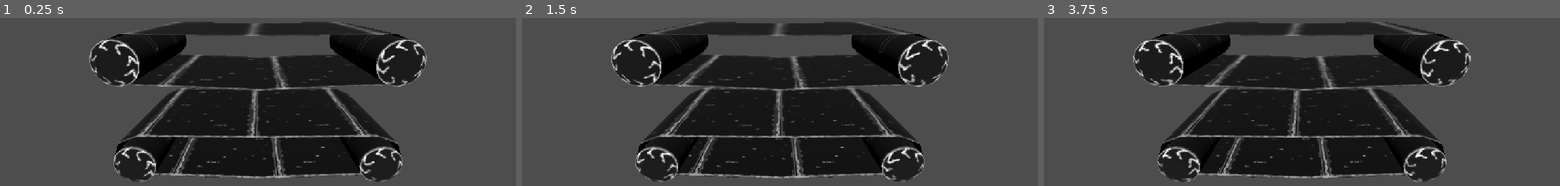
Above: before the commit, frames 1-3 (left to right).
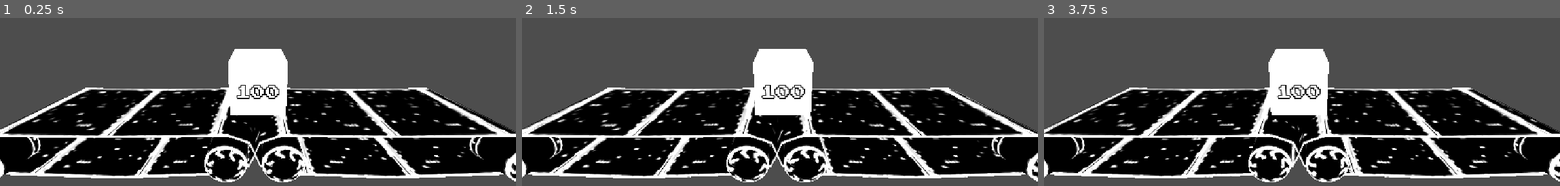
Above: after the commit, the same moments.

Repository: patches34/super-conveyor-bros
Game: Godot game, scene res://Scenes/movement_test.tscn
Two runs of this game, one before a commit and one after it. Both use one fixed random seed, a clock stepped at 60 frames per second and the inputs below. This scene is started directly instead of the project's main scene.
Inputs (mouse positions are in pixels of both pictures, inside the frame that each line leads up to):
- Up to frame 1 (0.25 s): no input
- Up to frame 2 (1.5 s): tap Enter at 0.5 s; move the mouse to (893, 38) at 0.52 s; hold Mouse wheel down (scroll_down) 0.53-1.28 s; tap Mouse wheel up (scroll_up) at 0.8, 1.35 s; tap Space at 1.25 s; move the mouse to (676, 66) at 1.27 s
- Up to frame 3 (3.75 s): tap Mouse wheel down (scroll_down) at 1.55, 3.05 s; tap Enter at 2, 3.5 s; move the mouse to (outside the picture) at 2.02 s; hold Mouse wheel down (scroll_down) 2.03-2.78 s; tap Mouse wheel up (scroll_up) at 2.3, 2.85 s; tap Space at 2.75 s; move the mouse to (1276, 110) at 2.77 s; move the mouse to (1456, 95) at 3.52 s; hold Mouse wheel down (scroll_down) from 3.53 s (still down)

The runs differ from the first frame. In frame 1, 54% of the frame differs, in the area x 0-100%, y 2-98%; in frame 2, 54%; in frame 3, 54%.

Commit message:
basic item movement and updated textures

Diff:
--- a/super-conveyor-bros/Materials/belt_material_3d.tres
+++ /dev/null
@@ -1,6 +0,0 @@
-[gd_resource type="StandardMaterial3D" format=3 uid="uid://ba6l0pjgqov36"]
-
-[ext_resource type="Texture2D" uid="uid://dqcgn36w8hcqo" path="res://Images/metall_pattern_for_webdesigner_by_thousandhands_d1bjwa6-fullview.jpg" id="1_5hx3t"]
-
-[resource]
-albedo_texture = ExtResource("1_5hx3t")
--- a/super-conveyor-bros/Materials/t_belt.tres
+++ b/super-conveyor-bros/Materials/t_belt.tres
@@ -5,5 +5,10 @@
 [resource]
 cull_mode = 2
 albedo_texture = ExtResource("1_3wqmp")
+metallic_specular = 0.0
+roughness = 0.0
+emission_enabled = true
+emission_energy_multiplier = 3.54
+emission_texture = ExtResource("1_3wqmp")
 uv1_scale = Vector3(1, 1.03, 1)
 uv1_offset = Vector3(0, -0.015, 0)
--- a/super-conveyor-bros/Materials/t_belt_bars.tres
+++ b/super-conveyor-bros/Materials/t_belt_bars.tres
@@ -5,3 +5,7 @@
 [resource]
 cull_mode = 2
 albedo_texture = ExtResource("1_vcser")
+roughness = 0.0
+emission_enabled = true
+emission_energy_multiplier = 5.9
+emission_texture = ExtResource("1_vcser")
--- a/super-conveyor-bros/Scenes/movement_test.tscn
+++ b/super-conveyor-bros/Scenes/movement_test.tscn
@@ -4,6 +4,7 @@
 [ext_resource type="Material" uid="uid://c4knh7dlrr7oe" path="res://Materials/t_belt.tres" id="2_5jxyi"]
 [ext_resource type="PackedScene" uid="uid://brgqh41lu0bse" path="res://Prefabs/Belt.tscn" id="2_m2jms"]
 [ext_resource type="Material" uid="uid://dxwff8t2me7cp" path="res://Materials/t_belt_bars.tres" id="3_tuftd"]
+[ext_resource type="PackedScene" uid="uid://b7fjsrxcm1wig" path="res://Prefabs/item.tscn" id="5_5jxyi"]
 
 [node name="MovementTest" type="Node3D" unique_id=1504819680]
 script = ExtResource("1_lcbp4")
@@ -18,8 +19,14 @@
 transform = Transform3D(1, 0, 0, 0, 0.93481517, 0.35513458, 0, -0.35513458, 0.93481517, 0, 1.9889195, 4.9511476)
 
 [node name="Belt" parent="." unique_id=1348700459 instance=ExtResource("2_m2jms")]
+transform = Transform3D(1, 0, 0, 0, 1, 0, 0, 0, 1, -2.4168768, 0, 0)
 
 [node name="Belt2" parent="." unique_id=1920242894 instance=ExtResource("2_m2jms")]
-transform = Transform3D(1, 0, 0, 0, 1, 0, 0, 0, 1, 0, 1.6586969, 0)
+transform = Transform3D(1, 0, 0, 0, 1, 0, 0, 0, 1, 2.3112855, 0, 0)
+
+[node name="Item" parent="." unique_id=428435005 instance=ExtResource("5_5jxyi")]
+transform = Transform3D(1, 0, 0, 0, 1, 0, 0, 0, 1, 0, 0.493, 0)
+move_speed = 0.054
 
 [connection signal="scroll_changed" from="." to="." method="_on_scroll"]
+[connection signal="scroll_changed" from="." to="Item" method="_on_scroll"]
--- a/super-conveyor-bros/Scripts/input.gd
+++ b/super-conveyor-bros/Scripts/input.gd
@@ -16,14 +16,14 @@
 
 func _input(event: InputEvent) -> void:
 	if event.is_action_pressed("scroll_up"):
-		scroll_changed.emit(event.factor * scroll_speed);
+		scroll_changed.emit(event.factor);
 	elif event.is_action_pressed("scroll_down"):
-		scroll_changed.emit(-(event.factor * scroll_speed));
+		scroll_changed.emit(-(event.factor));
 
 signal scroll_changed(scroll_delta: float)
 
 
 func _on_scroll(value):
-	print(value);
-	belt_texture.uv1_offset.x += value;
-	bard_texture.uv1_offset.x += value;
+	#print(value);
+	belt_texture.uv1_offset.x += value * scroll_speed;
+	bard_texture.uv1_offset.x += value * scroll_speed;
--- a/super-conveyor-bros/Scripts/item.gd
+++ b/super-conveyor-bros/Scripts/item.gd
@@ -2,6 +2,8 @@
 var health: int
 var floating_text_prefab = preload("res://Prefabs/floating_text.tscn")
 var timer: float = 0.2
+
+@export var move_speed: float = 2
 
 # Called when the node enters the scene tree for the first time.
 func _ready() -> void:
@@ -31,3 +33,7 @@
 
 	if health < 0:
 		queue_free()
+
+func _on_scroll(value):
+	print(value * move_speed)
+	position += Vector3(value * move_speed, 0, 0);
